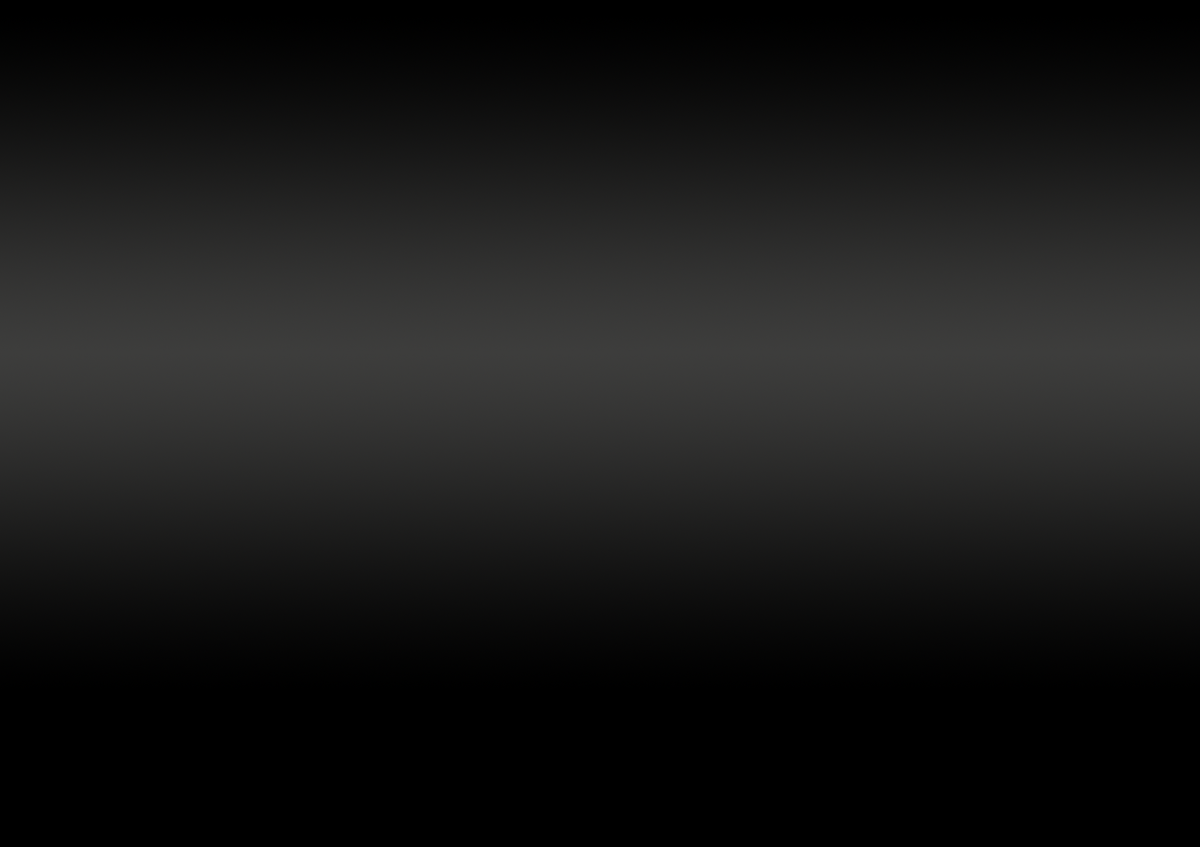
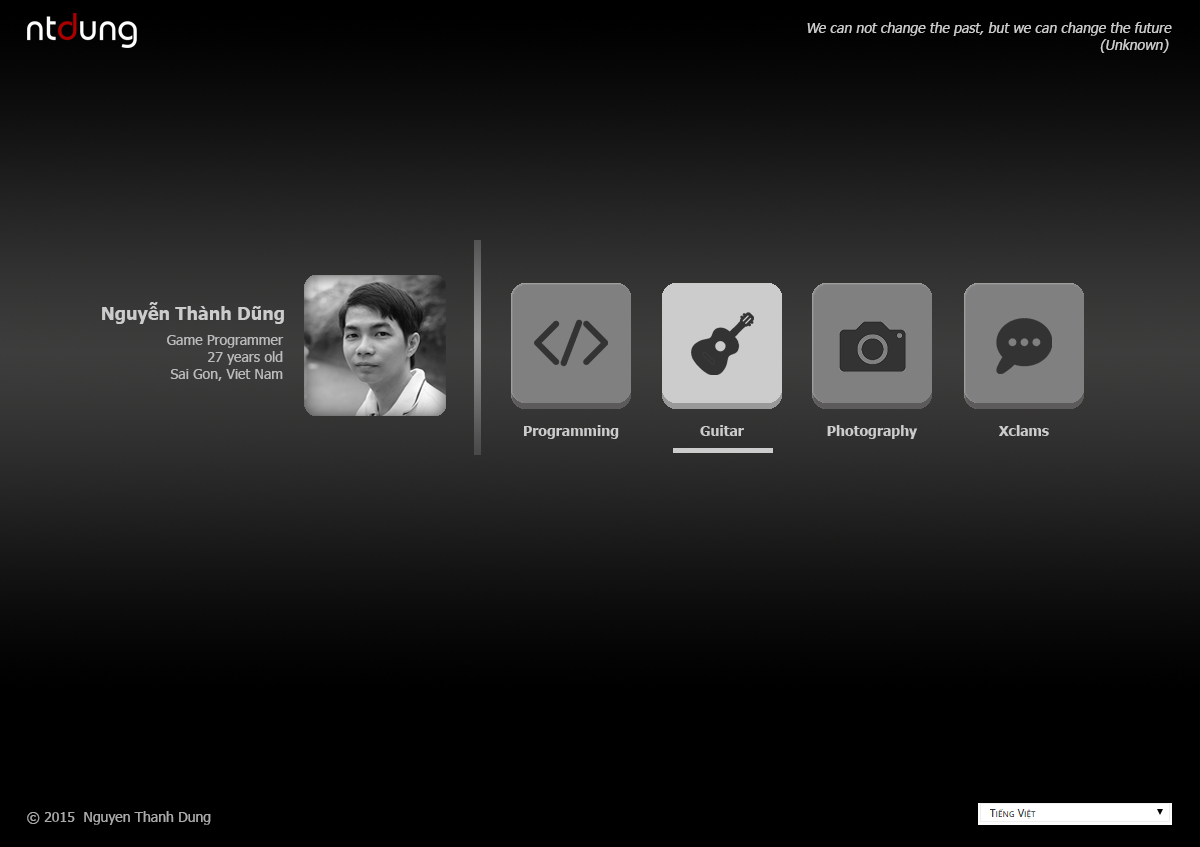
Two versions of the same layered image (1200 × 847). Layer-by-layer changes:
showed group "Xclams" (8 layers) over (964, 283, 1084, 436)
showed group "Photography" (8 layers) over (812, 283, 932, 439)
showed group "Guitar" (8 layers) over (662, 283, 782, 453)
showed group "Programming" (8 layers) over (216, 240, 719, 453)
showed group "Profiles" (4 layers) over (102, 240, 481, 455)
showed "Language" over (978, 803, 1172, 825)
showed "Copyright" over (27, 811, 211, 825)
showed "Quotation" over (807, 22, 1172, 53)
showed "Logo" over (27, 13, 137, 48)
